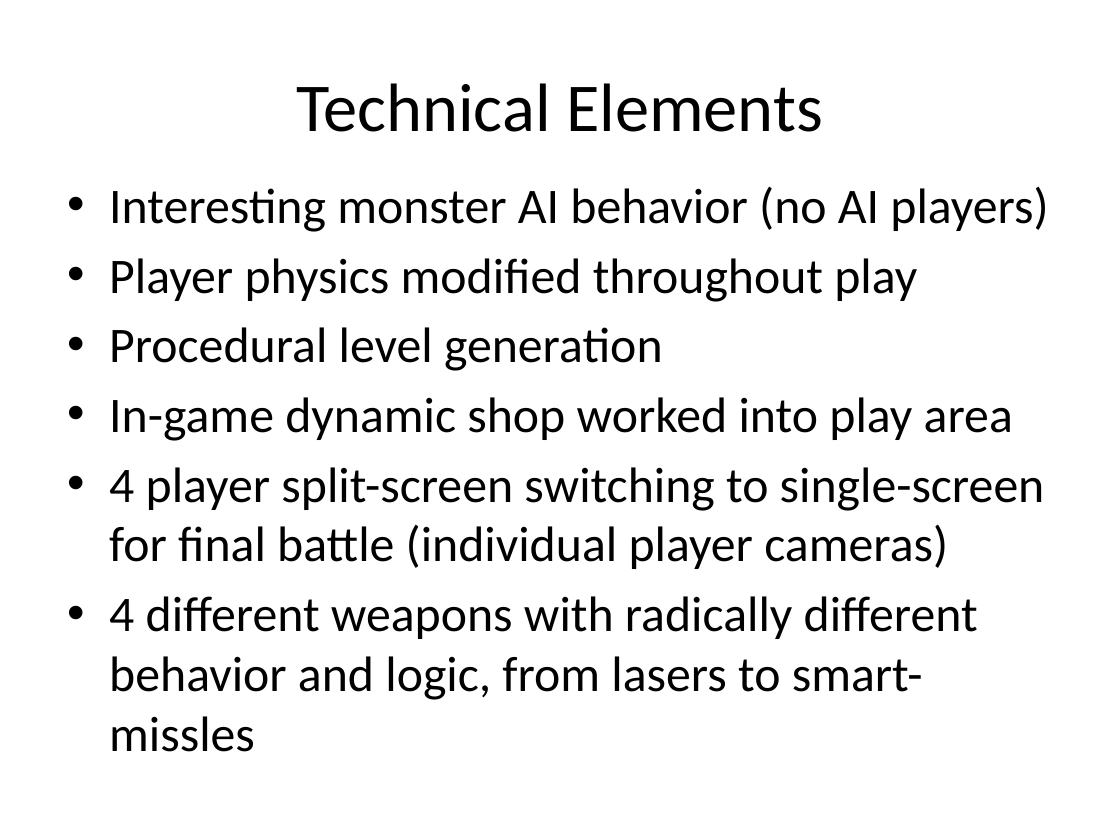
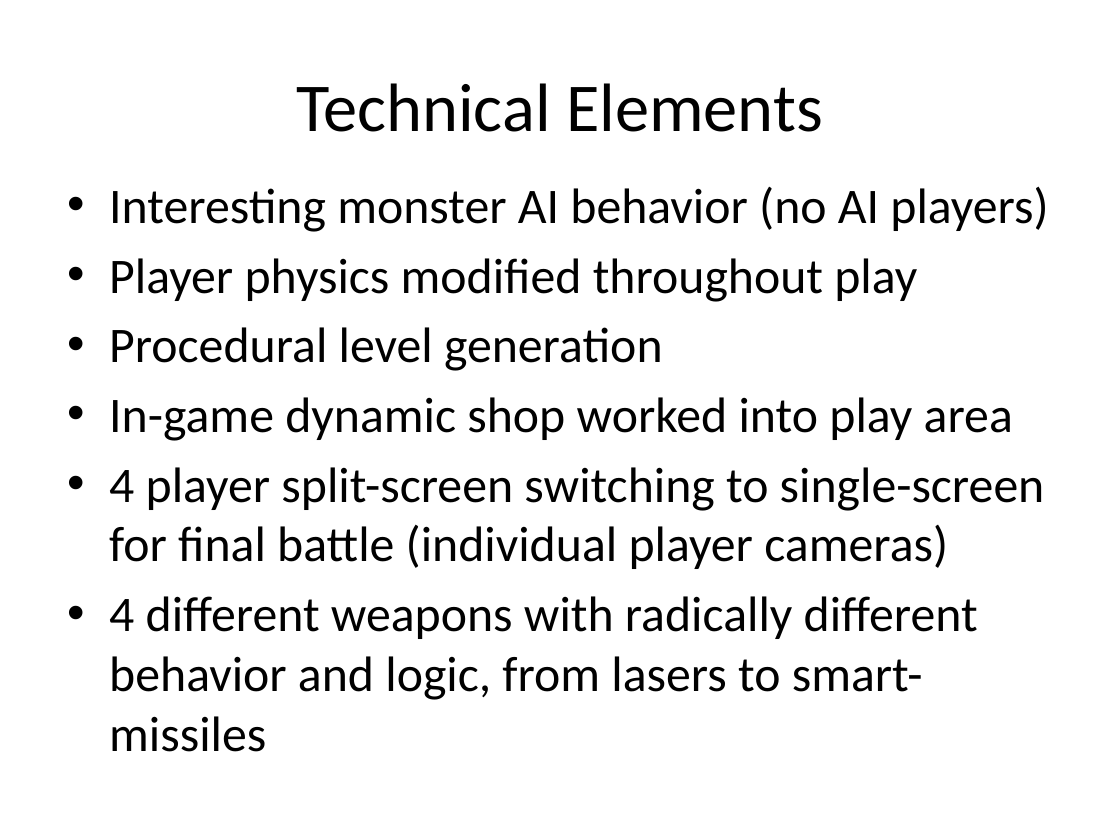
Before and after one commit to Assisting/flaming-zebras, a slide deck: slide 7 of Other/Codename flaming zebras.pptx. Drawn at 1120x840 pixels with LibreOffice and Linux fonts; fonts in the diff are those of the drawing. Boxes give left, top, right and bottom in pixels: in the first picture for what was removed or moved away, otherwise in the second. Text is boxed around its words. In the diff, an @@ line names an element or a change of style, - is before the commit and + after.

Commit message:
Updated powerpoint
Made minor spelling changes, and reworded/rearranged some parts of the
powerpoint.

```diff
--- a/Other/Codename flaming zebras.pptx
+++ b/Other/Codename flaming zebras.pptx
@@ text at [109, 596, 978, 752]: text changed @@
-• 4 different weapons with radically different behavior and logic, from lasers to smart-missles
+• 4 different weapons with radically different behavior and logic, from lasers to smart-missiles
```
Also in this commit, not shown: 3 other slides changed.
